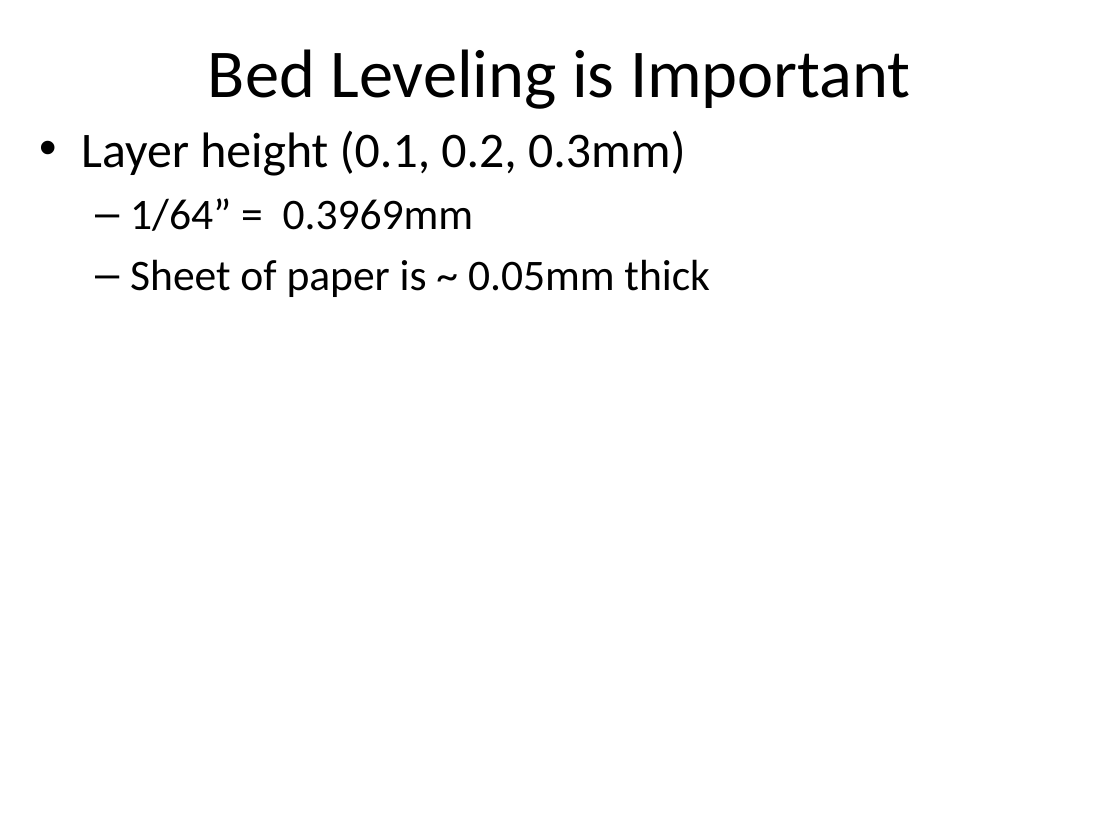
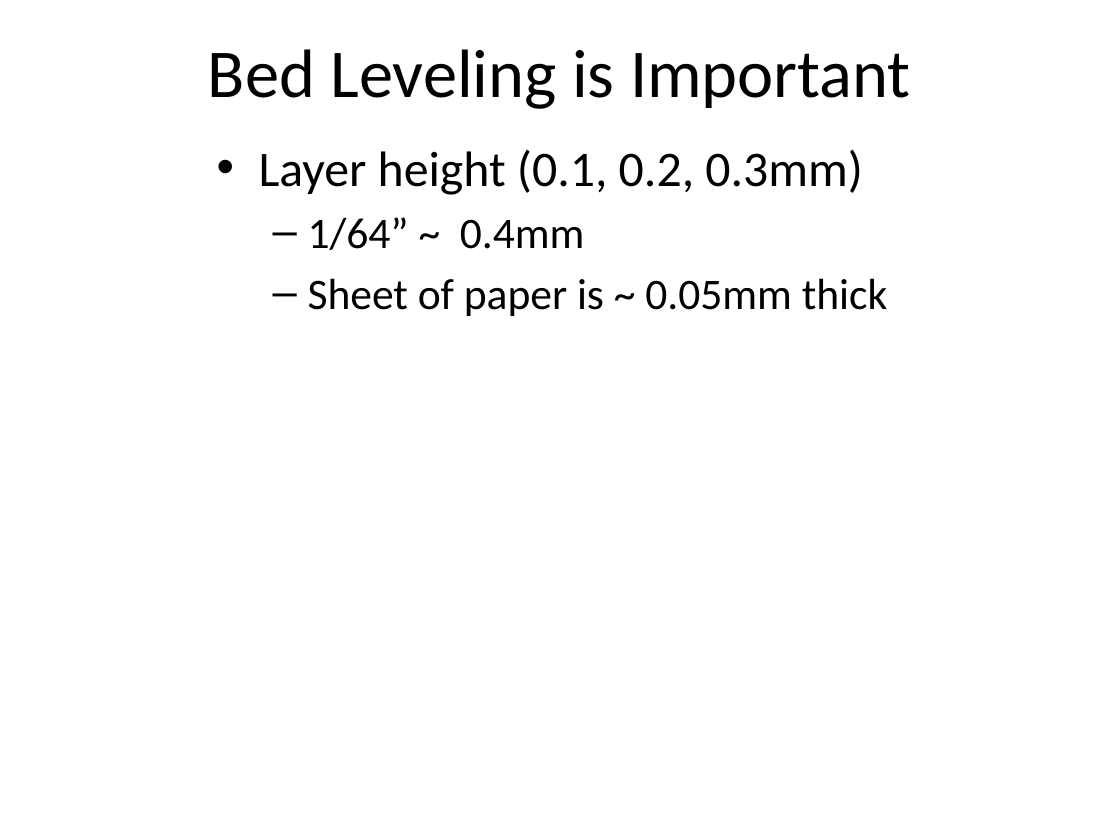
Before and after one commit to dykebert/GDI_3D_Printing_Intro, a slide deck: slide 24 of Introduction to 3D Printing.pptx (slide 27 before the commit). Drawn at 1120x840 pixels with LibreOffice and Linux fonts; fonts in the diff are those of the drawing. Boxes give left, top, right and bottom in pixels: in the first picture for what was removed or moved away, otherwise in the second. Text is boxed around its words. In the diff, an @@ line names an element or a change of style, - is before the commit and + after.

```diff
--- a/Introduction to 3D Printing.pptx
+++ b/Introduction to 3D Printing.pptx
@@ text "Layer height (0.1, 0.2, 0.3mm)": place and size @@
-text "Layer height (0.1, 0.2, 0.3mm)" at <box>81,130,710,297</box>
+text "Layer height (0.1, 0.2, 0.3mm)" at <box>259,149,888,316</box>
@@ text at <box>308,217,585,250</box>: text changed @@
-  – 1/64” = 0.3969mm
+  – 1/64” ~ 0.4mm
```
Also in this commit, not shown: 3 other slides changed, 7 slides added.
